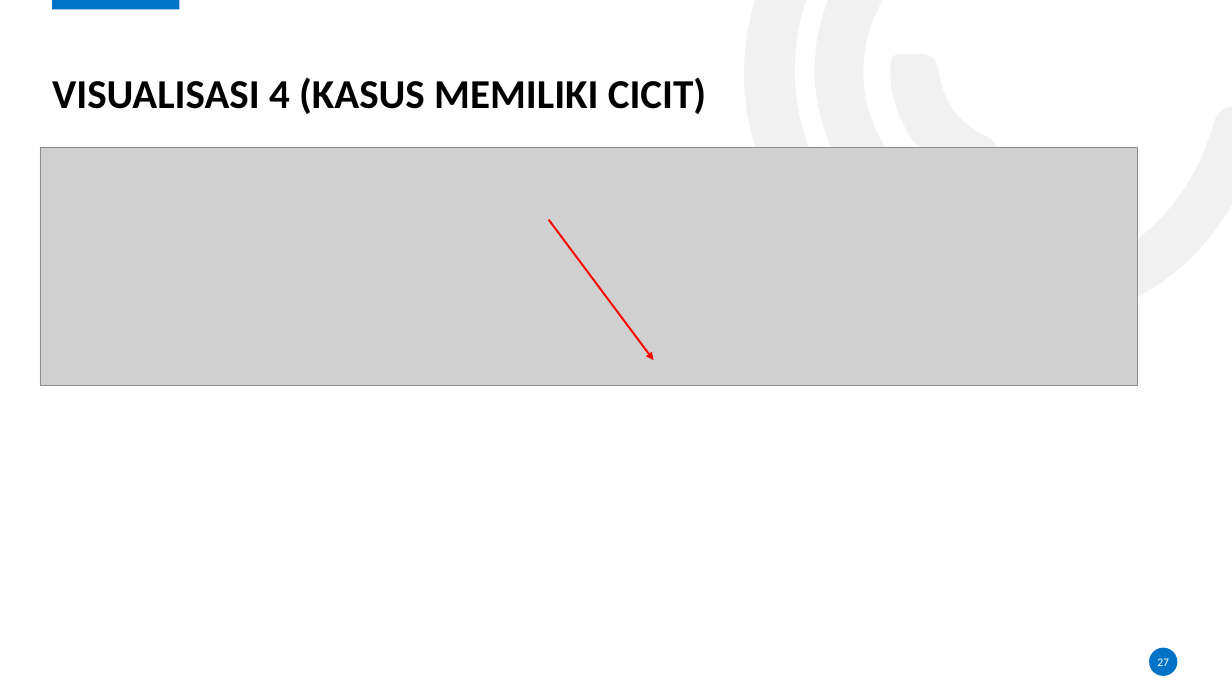
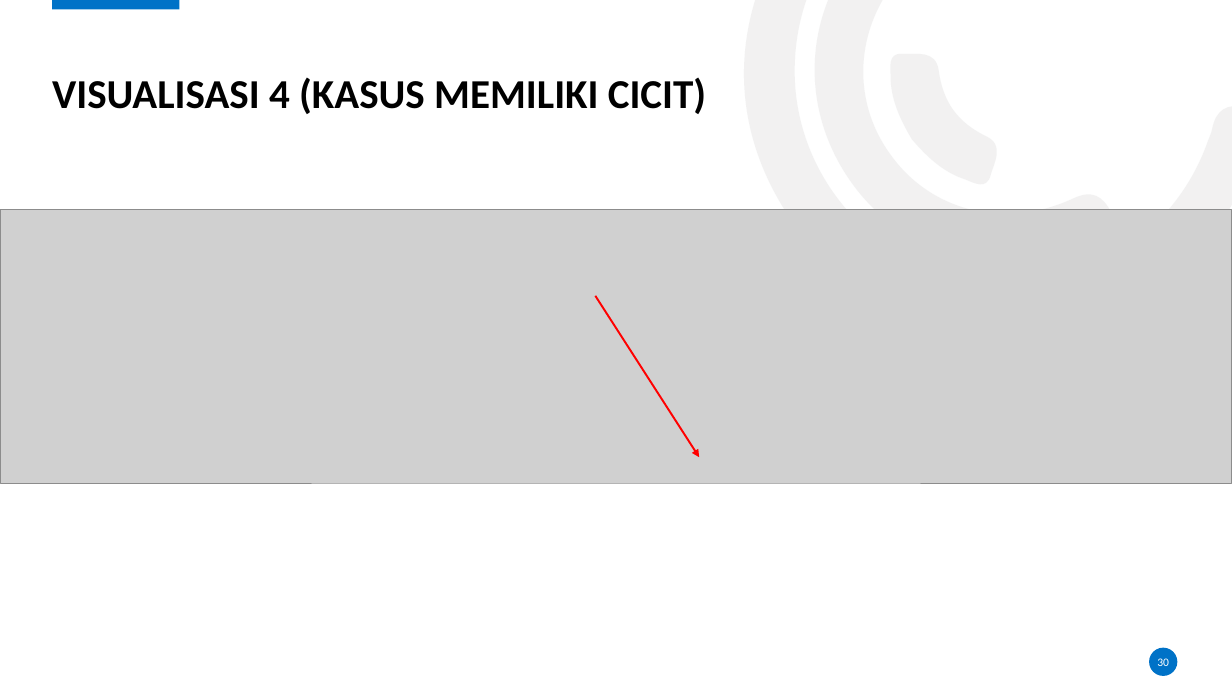
Before and after one commit to karyoutomoo/The-Tree-of-Heroes, a slide deck: slide 30 of 05111540000007-Faiq-Presentasi.pptx (slide 27 before the commit). Drawn at 1232x693 pixels with LibreOffice and Linux fonts; fonts in the diff are those of the drawing; grey boxes stand for pictures; background and template pictures are left out. Boxes give left, top, right and bottom in pixels: in the first picture for what was removed or moved away, otherwise in the second. Text is boxed around its words. In the diff, an @@ line names an element or a change of style, - is before the commit and + after.

```diff
--- a/05111540000007-Faiq-Presentasi.pptx
+++ b/05111540000007-Faiq-Presentasi.pptx
@@ picture removed at (40,148,1138,385) @@
@@ picture added at (0,210,1232,483) @@
@@ arrow moved from (549, 220) - (653, 360) to (595, 296) - (700, 457) @@
@@ page number at (1157,658,1169,666): text changed @@
-27
+30
```
Also in this commit, not shown: 12 other slides changed, 4 slides added, 2 other files.
